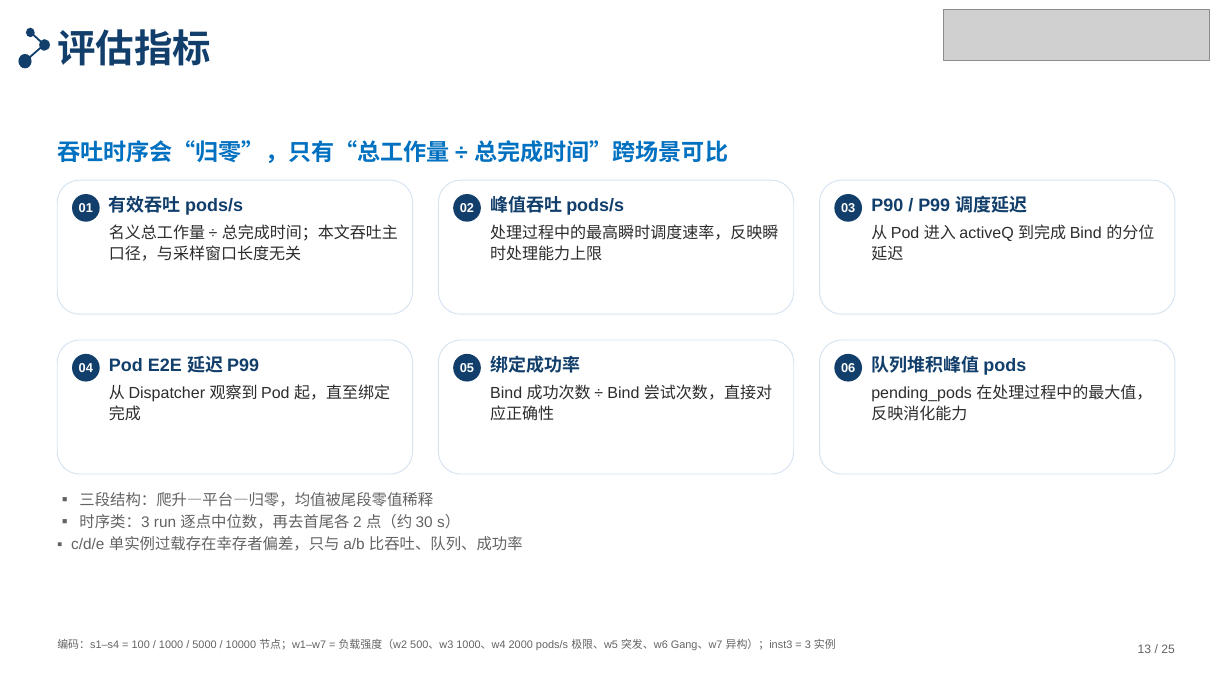
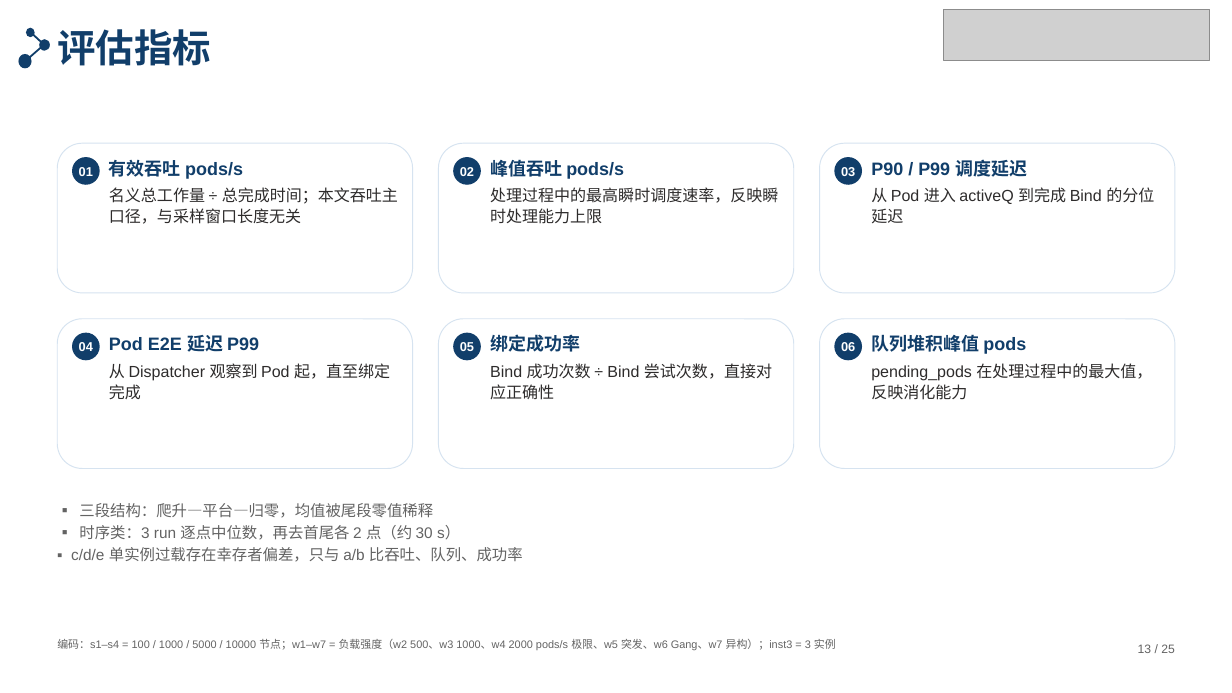
Before and after one commit to tengfei86/godel-scheduler, a slide deck: slide 13 of docs/thesis/defense/答辩PPT-北航模板版.pptx. Drawn at 1232x693 pixels with LibreOffice and Linux fonts; fonts in the diff are those of the drawing; grey boxes stand for pictures. Boxes give left, top, right and bottom in pixels: in the first picture for what was removed or moved away, otherwise in the second. Text is boxed around its words. In the diff, an @@ line names an element or a change of style, - is before the commit and + after.

```diff
--- a/docs/thesis/defense/答辩PPT-北航模板版.pptx
+++ b/docs/thesis/defense/答辩PPT-北航模板版.pptx
@@ rounded rectangle: place and size @@
-rounded rectangle at box(57, 180, 413, 314)
+rounded rectangle at box(57, 143, 413, 293)
@@ text removed at box(57, 140, 728, 163) @@
-吞吐时序会“归零”，只有“总工作量 ÷ 总完成时间”跨场景可比
@@ rounded rectangle: place and size @@
-rounded rectangle at box(439, 180, 794, 314)
+rounded rectangle at box(439, 143, 794, 293)
@@ rounded rectangle: place and size @@
-rounded rectangle at box(819, 180, 1175, 314)
+rounded rectangle at box(819, 143, 1175, 293)
@@ text "有效吞吐 pods/s": place and size @@
-text "有效吞吐 pods/s" at box(109, 196, 398, 261)
+text "有效吞吐 pods/s" at box(109, 160, 398, 224)
@@ text "峰值吞吐 pods/s": place and size @@
-text "峰值吞吐 pods/s" at box(490, 196, 778, 261)
+text "峰值吞吐 pods/s" at box(490, 160, 778, 224)
@@ 3 ellipses: place and size @@
-3 ellipses at box(72, 194, 862, 222)
+3 ellipses at box(72, 157, 862, 185)
@@ text "P90 / P99 调度延迟": place and size @@
-text "P90 / P99 调度延迟" at box(871, 196, 1154, 260)
+text "P90 / P99 调度延迟" at box(871, 160, 1154, 223)
@@ rounded rectangle: place and size @@
-rounded rectangle at box(57, 340, 413, 474)
+rounded rectangle at box(57, 319, 413, 468)
@@ rounded rectangle: place and size @@
-rounded rectangle at box(439, 340, 794, 474)
+rounded rectangle at box(439, 319, 794, 468)
@@ rounded rectangle: place and size @@
-rounded rectangle at box(819, 340, 1175, 474)
+rounded rectangle at box(819, 319, 1175, 468)
@@ text "Pod E2E 延迟 P99": place and size @@
-text "Pod E2E 延迟 P99" at box(109, 356, 390, 420)
+text "Pod E2E 延迟 P99" at box(109, 335, 390, 399)
@@ 3 ellipses: place and size @@
-3 ellipses at box(72, 354, 862, 381)
+3 ellipses at box(72, 332, 862, 360)
@@ text "绑定成功率": place and size @@
-text "绑定成功率" at box(490, 355, 772, 421)
+text "绑定成功率" at box(490, 334, 772, 400)
@@ text "队列堆积峰值 pods": place and size @@
-text "队列堆积峰值 pods" at box(871, 356, 1152, 421)
+text "队列堆积峰值 pods" at box(871, 335, 1152, 400)
@@ text "▪ 三段结构：爬升—平台—归零，均值被尾段零值稀释": place and size @@
-text "▪ 三段结构：爬升—平台—归零，均值被尾段零值稀释" at box(71, 492, 523, 551)
+text "▪ 三段结构：爬升—平台—归零，均值被尾段零值稀释" at box(71, 503, 523, 562)
```
Also in this commit, not shown: 3 other files.
